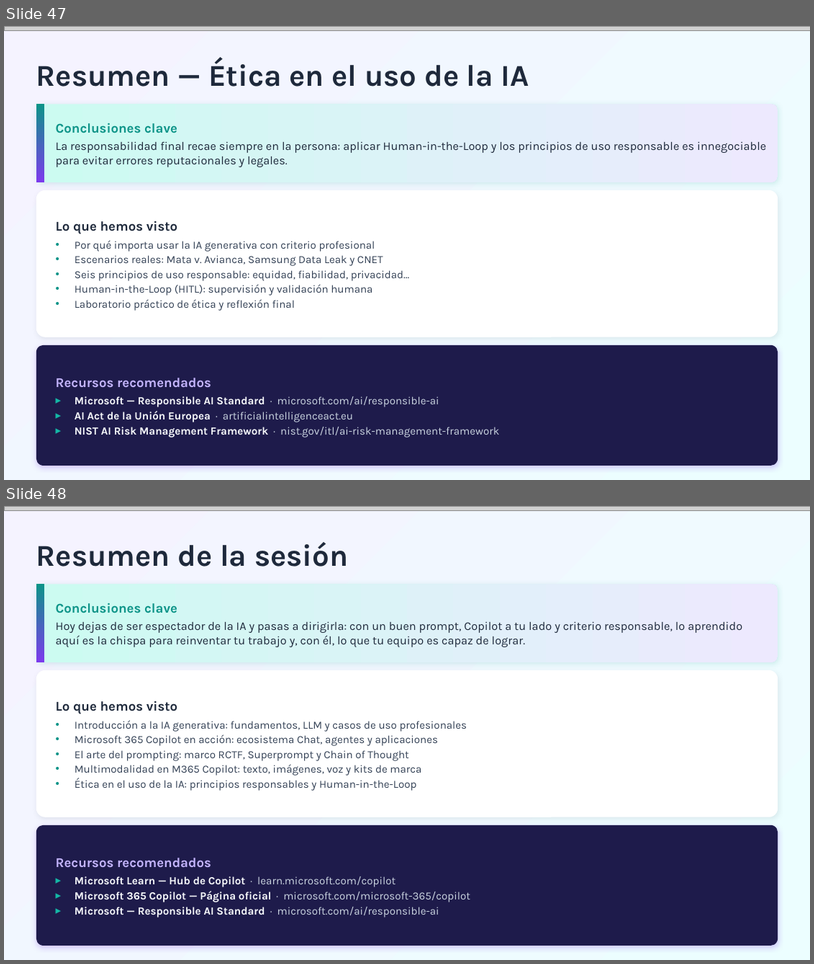
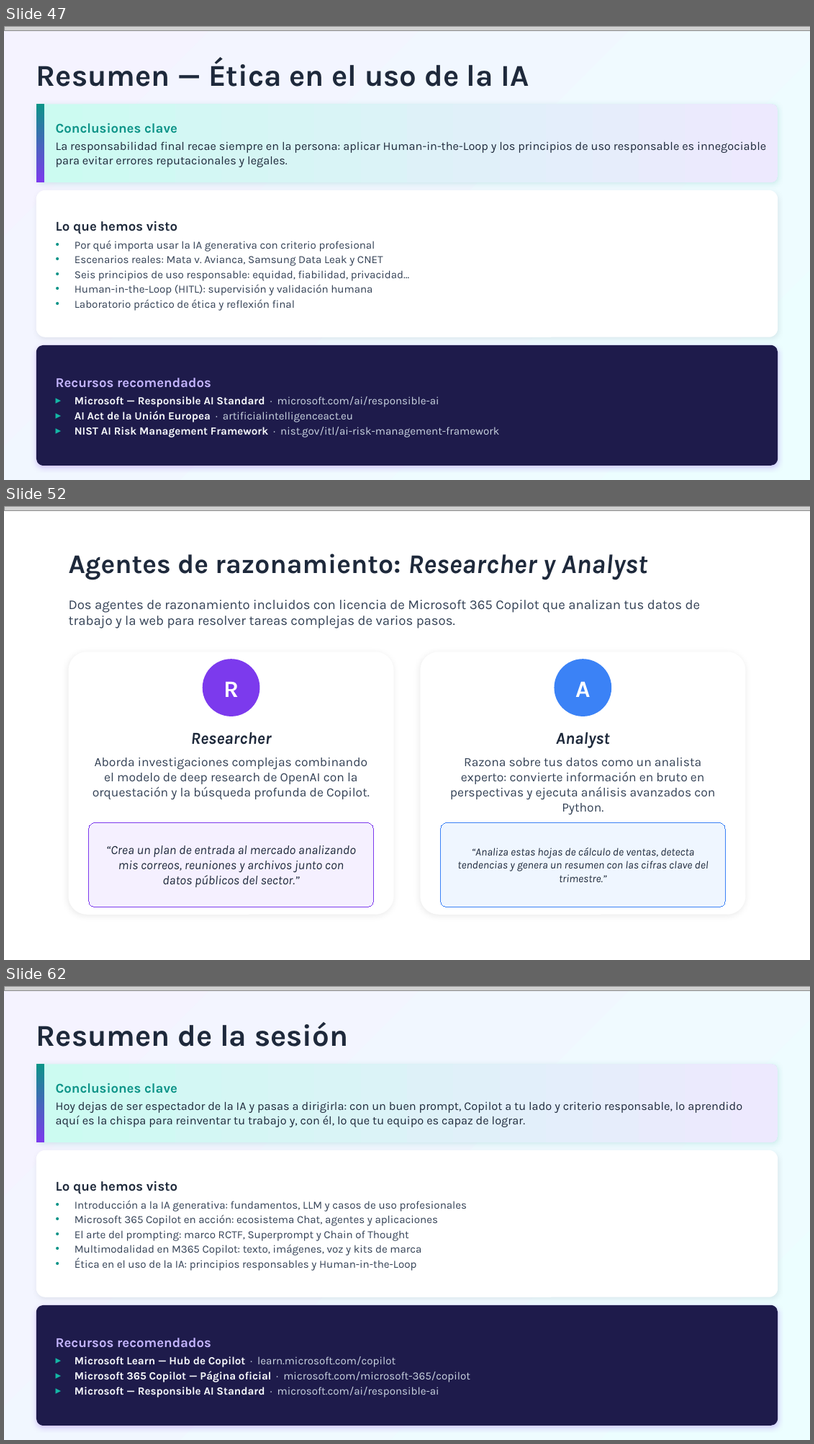
Before and after one commit to quizeth/Labs, a slide deck: IA y Copilot para business professionals/IA Generativa y Microsoft Copilot para profesionales.pptx. Shown one above the other, each under a label of ours: slides 47 and 48 before the commit, slides 47, 52 and 62 after it; the slides between them are not shown. The pictures are 814x964 and 814x1444 pixels, drawn with LibreOffice and Linux fonts; fonts in the diff are those of the drawing; grey boxes stand for pictures. Boxes give left, top, right and bottom in pixels: in the first picture for what was removed or moved away, otherwise in the second. Text is boxed around its words. In the diff, an @@ line names an element or a change of style, - is before the commit and + after.

```diff
--- a/IA y Copilot para business professionals/IA Generativa y Microsoft Copilot para profesionales.pptx
+++ b/IA y Copilot para business professionals/IA Generativa y Microsoft Copilot para profesionales.pptx
@@ slide 52 added at [4,506,810,960], background #FFFFFF @@
@@ picture added at [4,506,810,511] @@
@@ text added at [69,554,648,580], 32 pt, text #1E293B, bold @@
+Agentes de razonamiento: Researcher y Analyst
@@ text added at [69,600,701,628], 16 pt, text #334155 @@
+Dos agentes de razonamiento incluidos con licencia de Microsoft 365 Copilot que analizan tus datos de trabajo y la web para resolver tareas complejas de varios pasos.
@@ rounded rectangle added at [69,651,394,914], fill #FFFFFF @@
@@ rounded rectangle added at [421,651,746,914], fill #FFFFFF @@
@@ ellipse added at [203,659,260,716], fill #7C3AED @@
@@ ellipse added at [555,659,612,716], fill #3B82F6 @@
@@ text added at [224,682,239,697], 28 pt, text #FFFFFF, bold @@
+R
@@ text added at [576,682,590,697], 28 pt, text #FFFFFF, bold @@
+A
@@ text added at [191,732,272,744], 20 pt, text #1E293B, bold, italic @@
+Researcher
@@ text added at [556,732,610,748], 20 pt, text #1E293B, bold, italic @@
+Analyst
@@ text added at [93,757,370,800], 15 pt, text #334155 @@
+Aborda investigaciones complejas combinando el modelo de deep research de OpenAI con la orquestación y la búsqueda profunda de Copilot.
@@ text added at [450,757,715,815], 15 pt, text #334155 @@
+Razona sobre tus datos como un analista experto: convierte información en bruto en perspectivas y ejecuta análisis avanzados con Python.
@@ rounded rectangle added at [89,822,373,907], fill #F5F0FF, outline #7C3AED 0.75 pt, 15 pt, text #1E293B, italic @@
+“Crea un plan de entrada al mercado analizando mis correos, reuniones y archivos junto con datos públicos del sector.”
@@ rounded rectangle added at [441,822,725,907], fill #EFF6FF, outline #3B82F6 0.75 pt, 13 pt, text #1E293B, italic @@
+“Analiza estas hojas de cálculo de ventas, detecta tendencias y genera un resumen con las cifras clave del trimestre.”
@@ what was slide 48 is now slide 62 @@
```
Also in this commit, not shown: 8 slides changed, 13 other slides added.
